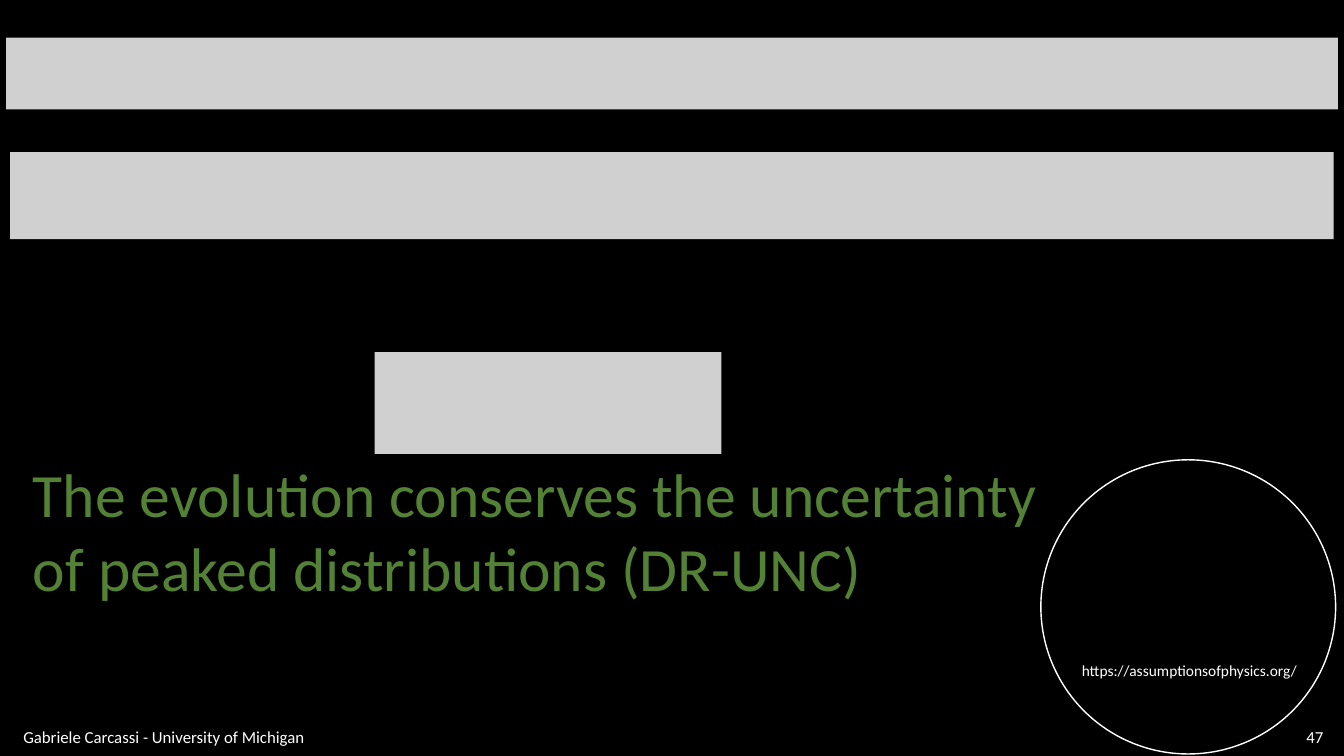
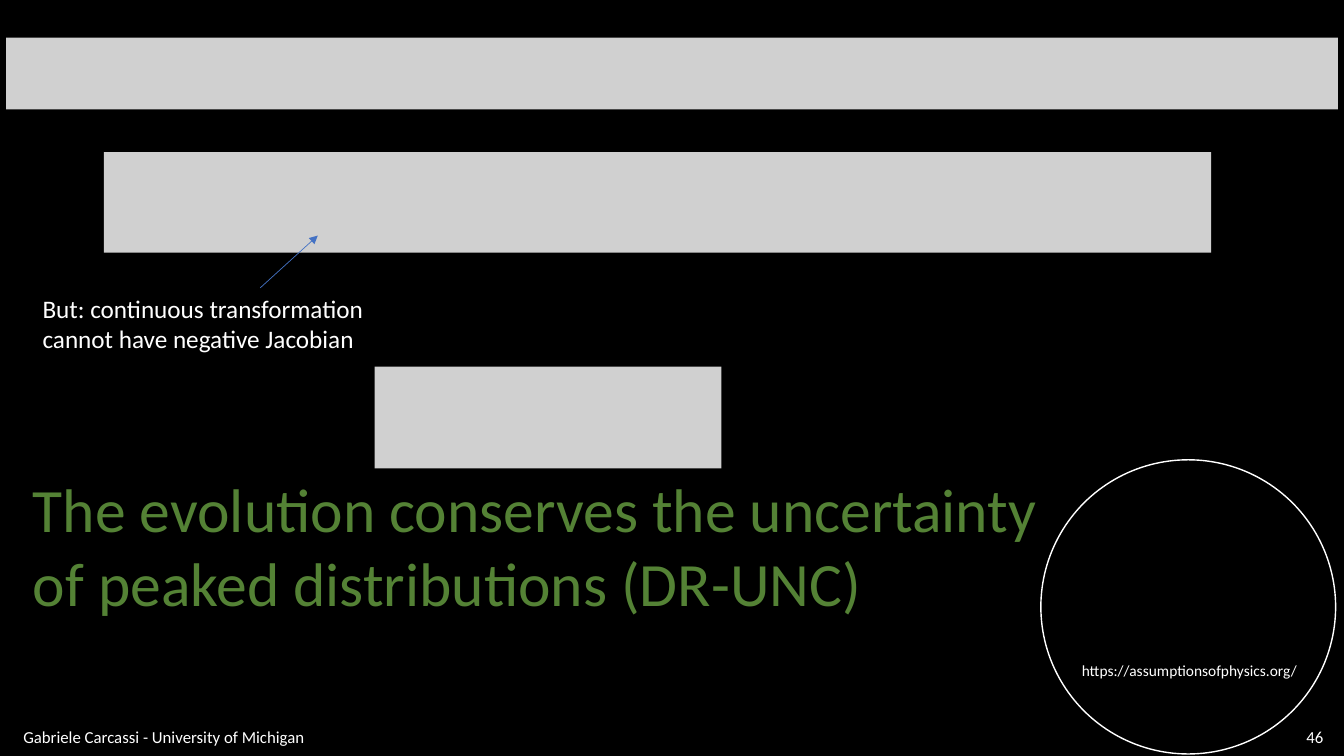
Before and after one commit to assumptionsofphysics/slides, a slide deck: slide 46 of BookCompanions-v2/RP-Class-3.pptx (slide 47 before the commit). Drawn at 1344x756 pixels with LibreOffice and Linux fonts; fonts in the diff are those of the drawing; grey boxes stand for pictures; background and template pictures are left out. Boxes give left, top, right and bottom in pixels: in the first picture for what was removed or moved away, otherwise in the second. Text is boxed around its words. In the diff, an @@ line names an element or a change of style, - is before the commit and + after.

```diff
--- a/BookCompanions-v2/RP-Class-3.pptx
+++ b/BookCompanions-v2/RP-Class-3.pptx
@@ picture resized from (x1=10, y1=152, x2=1334, y2=239) to (x1=104, y1=152, x2=1212, y2=253) @@
@@ arrow added from (260, 288) to (318, 236), #4472C4 0.5 pt @@
@@ text added at (x1=43, y1=300, x2=363, y2=353), 18 pt, text #FFFFFF @@
+But: continuous transformation
+cannot have negative Jacobian
@@ picture moved from (x1=375, y1=352, x2=722, y2=454) to (x1=375, y1=367, x2=722, y2=469) @@
@@ text "The evolution conserves the uncertainty" moved from (x1=33, y1=474, x2=1037, y2=601) to (x1=33, y1=489, x2=1037, y2=616) @@
@@ page number at (x1=1306, y1=731, x2=1323, y2=743): text changed @@
-47
+46
```
Also in this commit, not shown: 7 other slides changed.
